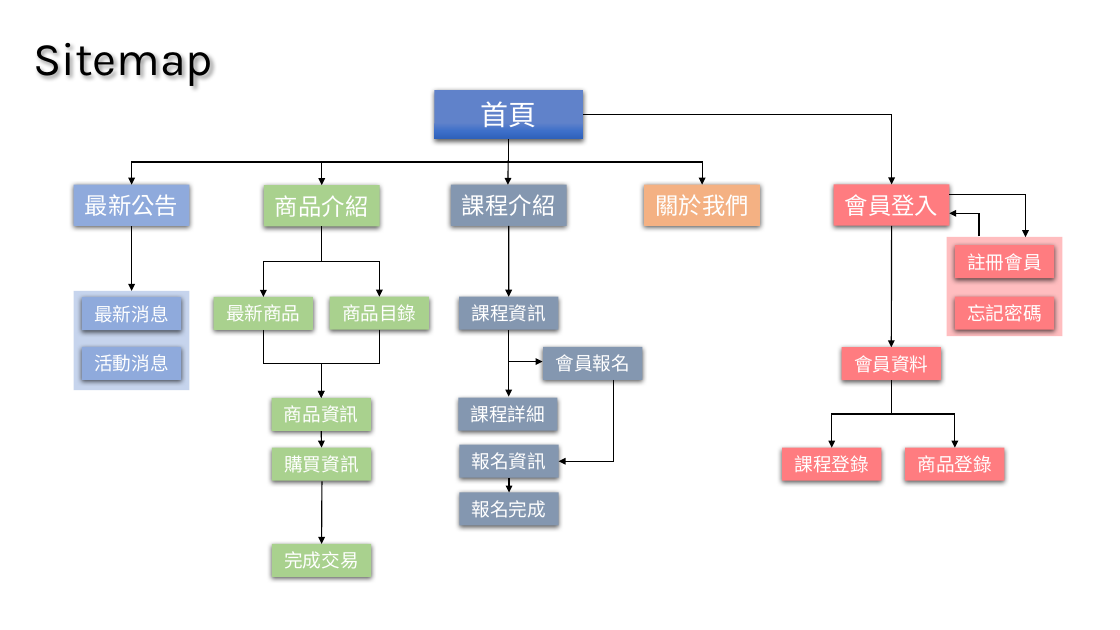
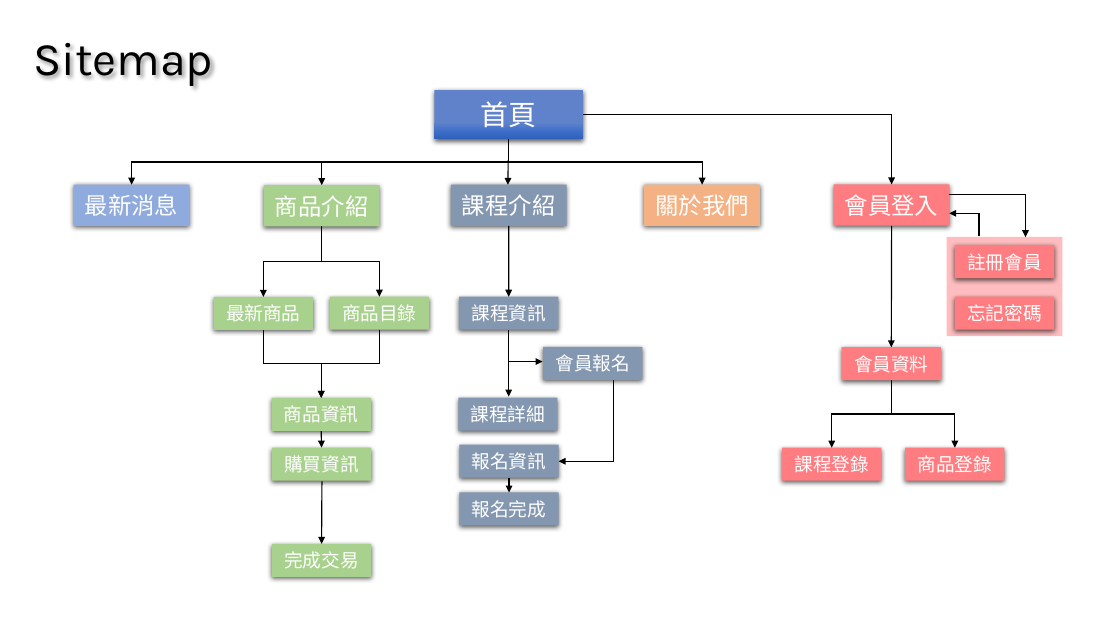
Before and after one commit to MercyLM/MyWeb, a slide deck: slide 5 of 個人作品報告.pptx. Drawn at 1120x630 pixels with LibreOffice and Linux fonts; fonts in the diff are those of the drawing. Boxes give left, top, right and bottom in pixels: in the first picture for what was removed or moved away, otherwise in the second. Text is boxed around its words. In the diff, an @@ line names an element or a change of style, - is before the commit and + after.

```diff
--- a/個人作品報告.pptx
+++ b/個人作品報告.pptx
@@ text in rectangle at [85, 194, 178, 216]: text changed @@
-最新公告
+最新消息
@@ arrow removed from (132, 226) to (132, 291) @@
@@ rectangle removed at [74, 291, 190, 390] @@
@@ rectangle removed at [82, 297, 181, 330] @@
-最新消息
@@ rectangle removed at [82, 347, 181, 380] @@
-活動消息
```
Also in this commit, not shown: 3 other files.
